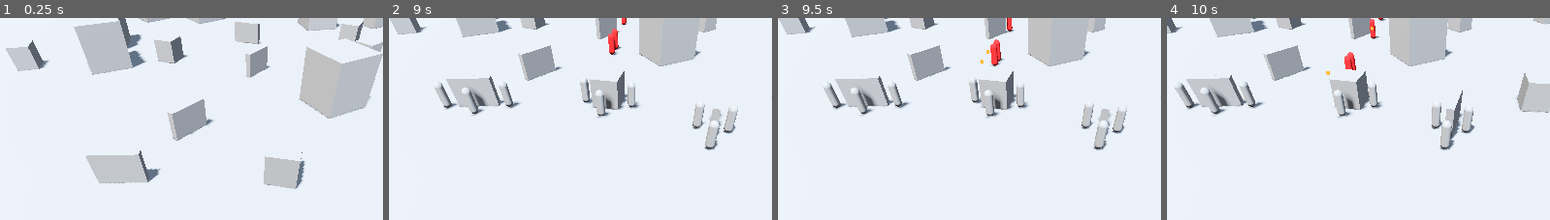
Above: before the commit, frames 1-4 (left to right).
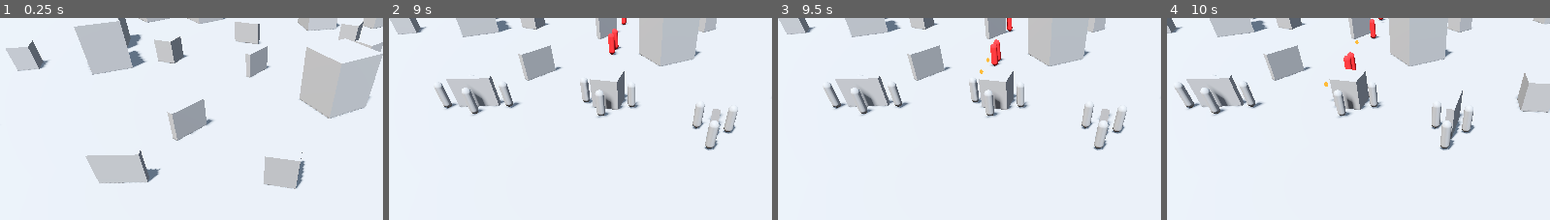
Above: after the commit, the same moments.

Repository: dj-commits/fantastic-spork
Game: Godot game, scene res://scenes/world.tscn
Two runs of this game, one before a commit and one after it. Both use one fixed random seed, a clock stepped at 60 frames per second and the inputs below.
Inputs (mouse positions are % of the whole screen's width and height, from its top left):
- Up to frame 1 (0.25 s): no input
- Up to frame 2 (9 s): tap Enter at 0.5, 7.25 s; move the mouse to (72, 48) at 0.52 s; hold S (cam_pan_down) 0.53-1.25 s; click (72, 48) at 0.67 s; drag from (29, 59) to (44, 75) at 1.27 s; move the mouse to (60, 30) at 2.02 s; hold D (cam_pan_right) 2.03-2.75 s; click (60, 30) at 2.17 s; drag from (44, 75) to (19, 38) at 2.77 s; move the mouse to (80, 70) at 3.52 s; hold Mouse wheel up (cam_zoom_in) 3.53-4.25 s; click (80, 70) at 3.67 s; drag from (19, 38) to (34, 27) at 4.27 s; move the mouse to (55, 54) at 5.02 s; hold Alt (rotate_cam) 5.03-5.75 s; click (55, 54) at 5.17 s; tap Space at 5.75 s; drag from (34, 27) to (29, 59) at 5.77 s; move the mouse to (72, 48) at 6.52 s; tap 0 at 6.6 s; click (72, 48) at 6.67 s; drag from (29, 59) to (44, 75) at 7.27 s; move the mouse to (60, 30) at 8.02 s; hold S (cam_pan_down) 8.03-8.75 s; click (60, 30) at 8.17 s; drag from (44, 75) to (19, 38) at 8.77 s
- Up to frame 3 (9.5 s): no input
- Up to frame 4 (10 s): move the mouse to (80, 70) at 9.52 s; hold D (cam_pan_right) from 9.53 s (still down); click (80, 70) at 9.67 s
The pictures show only the part of the screen within x 17-67%, y 0-50%; the shares and areas given below are measured in that part.

Frames 1-2 are identical in both runs. In frame 3, less than 0.1% of the frame differs, in the area x 52-56%, y 15-28%; in frame 4, 0.1%, in the area x 41-57%, y 0-42%.

Commit message:
Lots of stuff

Diff:
--- a/scripts/enemy.gd
+++ b/scripts/enemy.gd
@@ -15,6 +15,12 @@
 @export var fire_cooldown: float = 1.2
 ## The projectile scene this enemy fires (assigned in enemy.tscn).
 @export var projectile_scene: PackedScene
+
+# How far above a unit's centre we aim — roughly chest height. Kept BELOW the
+# capsule's top (~0.9 above centre) on purpose: aiming at the very top made the
+# line-of-sight ray skim over the target's head and hit nothing, so enemies
+# thought they had no shot. A level chest-high ray passes through the body.
+const AIM_HEIGHT: float = 0.4
 
 var _time_until_next_shot: float = 0.0
 
@@ -35,37 +41,64 @@
 	# Count down toward our next allowed shot.
 	_time_until_next_shot -= delta
 
-	var target := _nearest_player_unit()
+	var target := _pick_target()
 	if target != null:
-		# Distance to the target, measured flat along the ground.
+		# We can see this one and it's within sight range. Hold once we're in
+		# firing range, otherwise close the distance for the shot.
 		var to_target := target.global_position - global_position
 		to_target.y = 0.0
-		var distance := to_target.length()
-
-		# Can we actually SEE the target, or is cover / a fellow enemy in the way?
-		var clear_shot := _has_clear_shot(target)
-
-		# Hold still only when we're in range AND have a clear shot. Otherwise keep
-		# moving — either to close the distance or to step around the obstruction.
-		if distance <= firing_range and clear_shot:
+		if to_target.length() <= firing_range:
 			move_to(global_position)          # in range with a clear shot — hold
 		else:
-			move_to(target.global_position)   # advance / reposition for a shot
+			move_to(target.global_position)   # close in
 
-		# Fire only with a clear shot in range, so we never plug rounds into cover.
-		if clear_shot and distance <= sight_range and _time_until_next_shot <= 0.0:
+		if _time_until_next_shot <= 0.0:
 			_fire_at(target)
 			_time_until_next_shot = fire_cooldown
 	else:
-		move_to(global_position)              # no player units left — stand down
+		# Nobody in sight — advance on the nearest unit to flush them out, so the
+		# across-the-map hunt still happens even when we can't yet see anyone.
+		var prey := _nearest_player_unit()
+		if prey != null:
+			move_to(prey.global_position)
+		else:
+			move_to(global_position)          # all player units gone — stand down
 
 	# Hand off to the inherited Pawn movement, which actually walks us toward
 	# whatever move_to() target we just set (and applies gravity, etc.).
 	super._physics_process(delta)
 
+# Choose who to shoot: among the player units we can actually SEE within sight
+# range, prefer ones caught in the open over ones in cover, and the nearest
+# within each of those groups. Returns null if we can't see anyone.
+func _pick_target() -> Node3D:
+	var best: Node3D = null
+	var best_in_cover := true            # treat "no target yet" as the worst case
+	var best_distance := INF
+	for unit in get_tree().get_nodes_in_group("units"):
+		var distance := global_position.distance_to(unit.global_position)
+		if distance > sight_range:
+			continue                      # too far to engage
+		if not _has_clear_shot(unit):
+			continue                      # something's in the way — can't see them
+		var in_cover: bool = unit.is_in_cover()
+		if _is_better_target(in_cover, distance, best_in_cover, best_distance):
+			best = unit
+			best_in_cover = in_cover
+			best_distance = distance
+	return best
+
+# A candidate beats the current best if it's exposed while the best is in cover,
+# or — when both are the same — if it's closer.
+func _is_better_target(cand_in_cover: bool, cand_distance: float,
+		best_in_cover: bool, best_distance: float) -> bool:
+	if cand_in_cover != best_in_cover:
+		return not cand_in_cover          # the exposed one wins outright
+	return cand_distance < best_distance  # same cover status -> nearer wins
+
 # The closest player unit anywhere on the map, or null if they're all gone. No
-# sight limit — enemies hunt the squad across the whole field; sight_range only
-# decides whether we actually open fire (see _physics_process).
+# sight limit — used to keep hunting the squad across the field when we can't
+# see anyone to shoot yet.
 func _nearest_player_unit() -> Node3D:
 	var nearest: Node3D = null
 	var nearest_distance := INF
@@ -81,13 +114,17 @@
 # enemy. Uses the same start/aim points as the actual shot, so what we check is
 # what we'd fire.
 func _has_clear_shot(target: Node3D) -> bool:
-	var from := global_position + Vector3.UP * 1.0
-	var to := target.global_position + Vector3.UP * 0.9
+	var from := global_position + Vector3.UP * AIM_HEIGHT
+	var to := target.global_position + Vector3.UP * AIM_HEIGHT
 	var query := PhysicsRayQueryParameters3D.create(from, to)
-	# Anything that could block the shot: cover (layer 2), other units
-	# (Enemy layer 8), and the player units we're aiming at (Player layer 4)...
-	query.collision_mask = 2 | 8 | 4
-	query.exclude = [get_rid()]           # ...but never our own body.
+	# Only COVER (layer 2) and the player units themselves (Player layer 4) can
+	# block a shot. We deliberately leave OUT fellow enemies (Enemy layer 8): our
+	# projectiles pass straight through our own squad anyway (no friendly fire), so
+	# a teammate in the line doesn't actually stop the shot. Counting them as
+	# blockers made a crowd of enemies all refuse to fire on a cornered unit —
+	# each one's view was "blocked" by the others.
+	query.collision_mask = 2 | 4
+	query.exclude = [get_rid()]           # never our own body
 	var hit := get_world_3d().direct_space_state.intersect_ray(query)
 	# Clear only if the very first thing the ray meets is the target.
 	return hit and hit.collider == target
@@ -99,6 +136,7 @@
 	# Add the shot to the running scene, NOT as our child — otherwise it would
 	# ride along with us as we move instead of flying off on its own.
 	get_tree().current_scene.add_child(shot)
-	# Spawn around chest height and aim at the target's chest.
-	shot.global_position = global_position + Vector3.UP * 1.0
-	shot.launch(target.global_position + Vector3.UP * 0.9)
+	# Spawn at chest height and aim at the target's chest — matching the
+	# line-of-sight check above, so what we cleared is what we fire.
+	shot.global_position = global_position + Vector3.UP * AIM_HEIGHT
+	shot.launch(target.global_position + Vector3.UP * AIM_HEIGHT)
--- a/scripts/pawn.gd
+++ b/scripts/pawn.gd
@@ -128,6 +128,16 @@
 		claimed_spot.release(self)
 		claimed_spot = null
 
+# True once this unit has actually REACHED the cover it claimed — not while it's
+# still out in the open running toward it. Enemies use this to prefer shooting
+# units that are exposed.
+func is_in_cover() -> bool:
+	if claimed_spot == null:
+		return false
+	var to_spot := claimed_spot.global_position - global_position
+	to_spot.y = 0.0
+	return to_spot.length() <= 1.0
+
 # How far we still are from our destination, measured FLAT along the ground (the
 # y is zeroed — see the long note in _physics_process for why that matters).
 func _remaining_distance() -> float:
